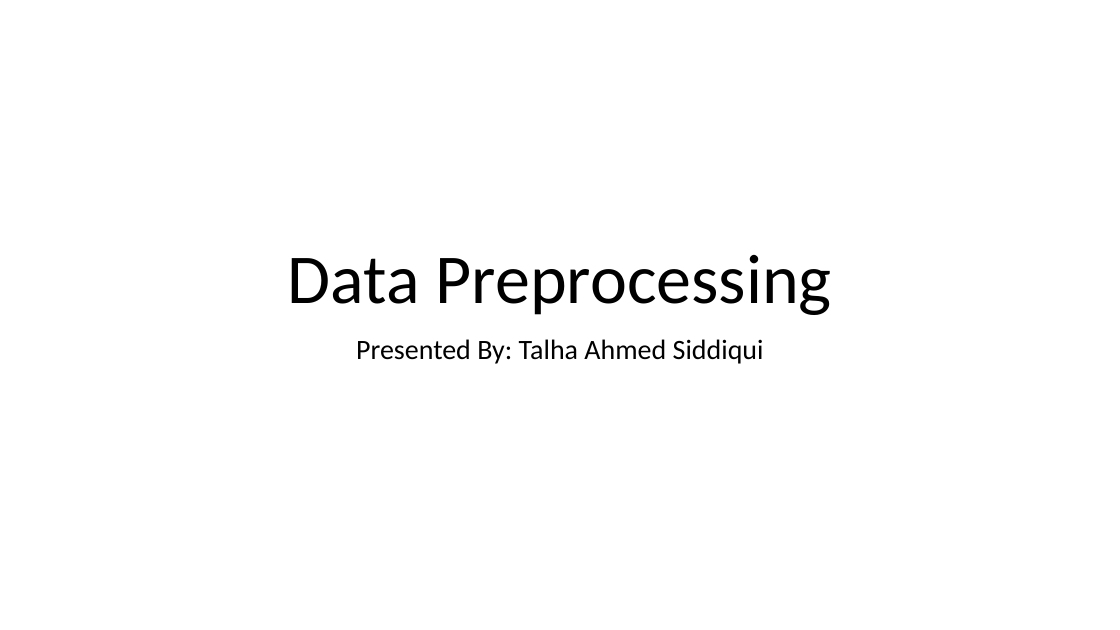
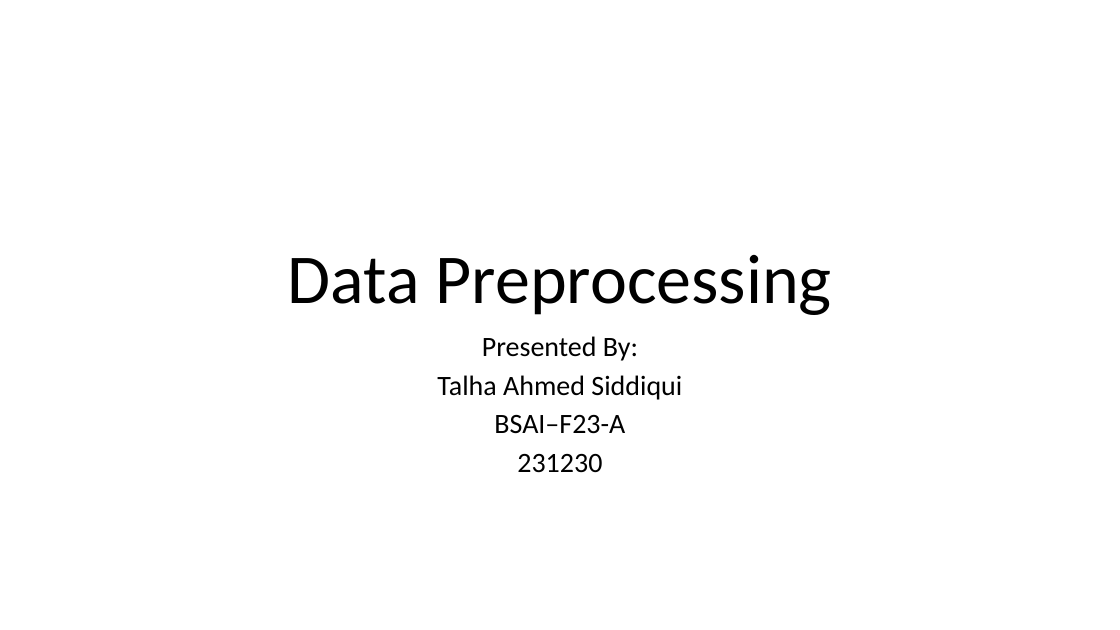
Before and after one commit to TAS-8/Data-Preprocessing, a slide deck: slide 1 of Data Preprocessing.pptx. Drawn at 1120x630 pixels with LibreOffice and Linux fonts; fonts in the diff are those of the drawing. Boxes give left, top, right and bottom in pixels: in the first picture for what was removed or moved away, otherwise in the second. Text is boxed around its words. In the diff, an @@ line names an element or a change of style, - is before the commit and + after.

```diff
--- a/Data Preprocessing.pptx
+++ b/Data Preprocessing.pptx
@@ subtitle at (437,336,682,473): text changed @@
-Presented By: Talha Ahmed Siddiqui
+Presented By:
+Talha Ahmed Siddiqui
+BSAI–F23-A
+231230
```
Also in this commit, not shown: 5 other slides changed, 1 slide added, 1 other file.
